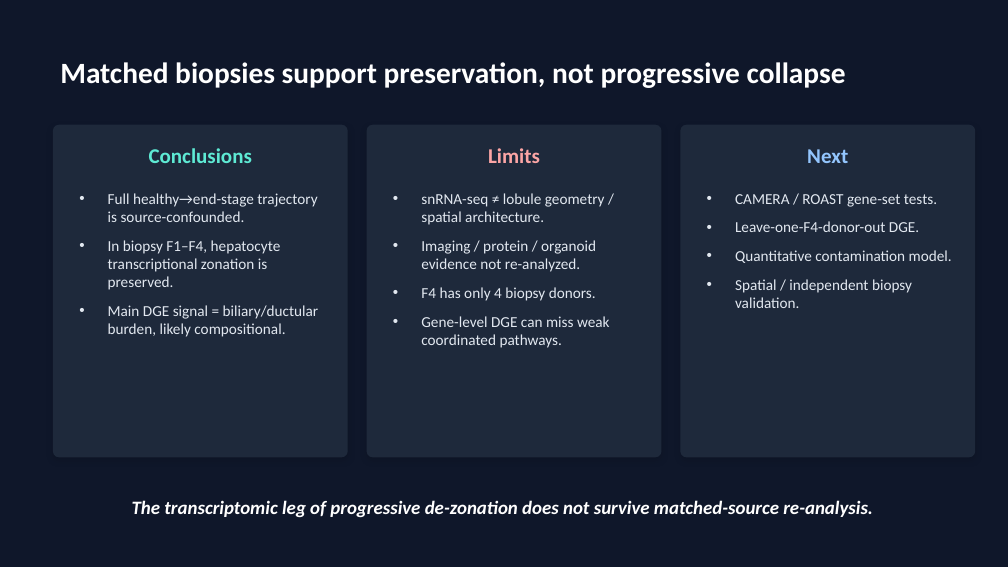
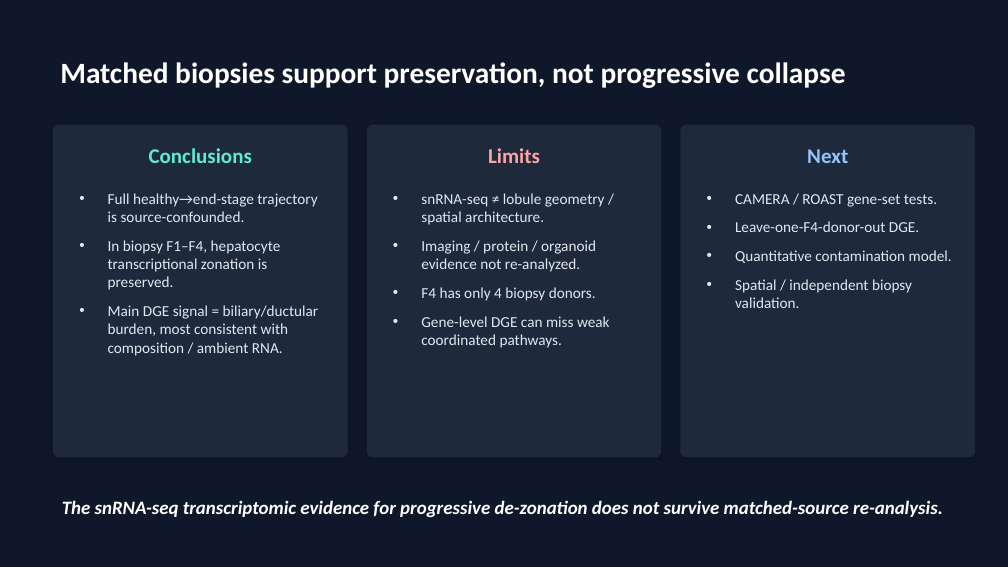
Before and after one commit to roeetekoah/liver-zonation, a slide deck: slide 9 of reports/deck/MASLD_zonation_reanalysis_8min.pptx (slide 8 before the commit). Drawn at 1008x567 pixels with LibreOffice and Linux fonts; fonts in the diff are those of the drawing. Boxes give left, top, right and bottom in pixels: in the first picture for what was removed or moved away, otherwise in the second. Text is boxed around its words. In the diff, an @@ line names an element or a change of style, - is before the commit and + after.

```diff
--- a/reports/deck/MASLD_zonation_reanalysis_8min.pptx
+++ b/reports/deck/MASLD_zonation_reanalysis_8min.pptx
@@ text at [108, 305, 319, 356]: text changed @@
-• Main DGE signal = biliary/ductular burden, likely compositional.
+• Main DGE signal = biliary/ductular burden, most consistent with composition / ambient RNA.
@@ text at [62, 500, 943, 517]: text changed @@
-The transcriptomic leg of progressive de-zonation does not survive matched-source re-analysis.
+The snRNA-seq transcriptomic evidence for progressive de-zonation does not survive matched-source re-analysis.
```
Also in this commit, not shown: 10 other slides changed, 2 slides added, 4 other files.
